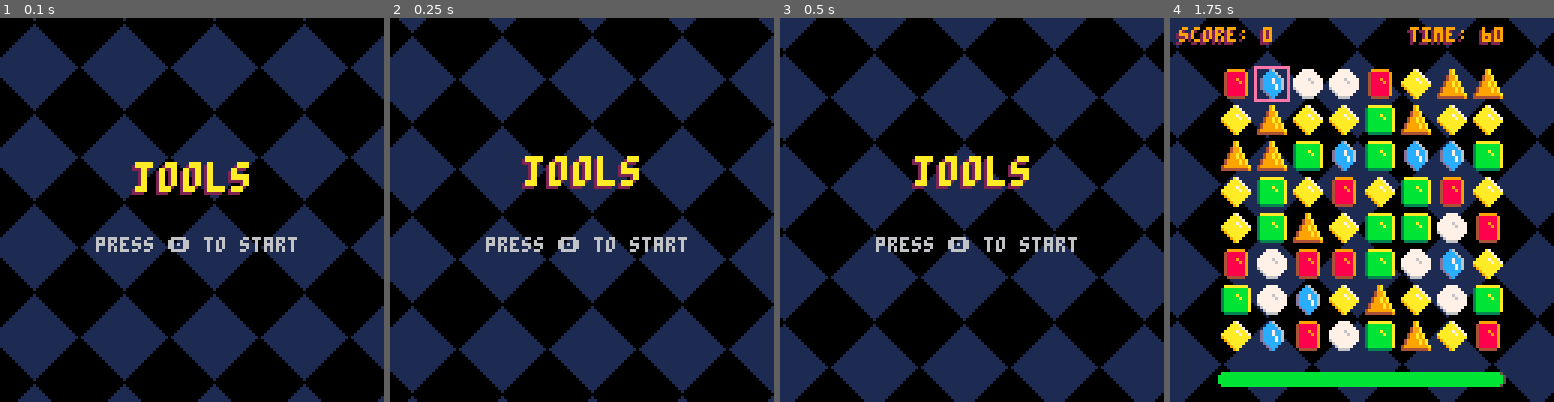
Above: before the commit, frames 1-4 (left to right).
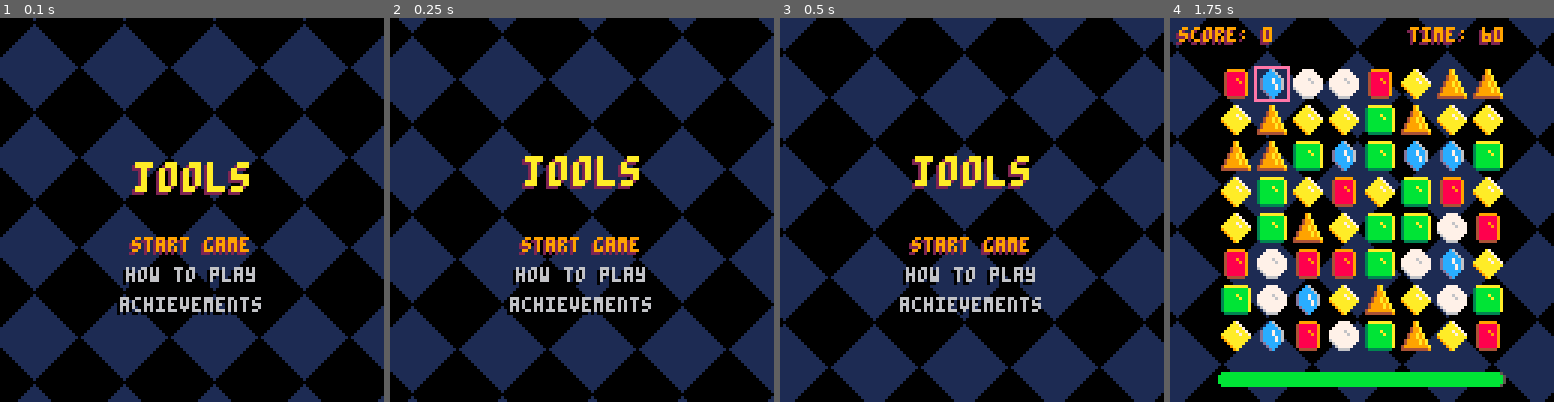
Above: after the commit, the same moments.

Repository: LuosRestil/pico8
Game: PICO-8 cartridge match3/match3.p8
Two runs of this game, one before a commit and one after it. Both use one fixed random seed, a clock stepped at 60 frames per second and the inputs below.
Inputs:
- Up to frame 1 (0.1 s): no input
- Up to frame 2 (0.25 s): no input
- Up to frame 3 (0.5 s): no input
- Up to frame 4 (1.75 s): tap O (Z key) at 0.7, 1.7 s; hold Right from 1.6 s (still down)

The runs differ from the first frame. In frame 1, 3.1% of the frame differs, in the area x 25-78%, y 57-78%; in frame 2, 3.0%; in frame 3, 3.2%; in frame 4, nothing differs.

Commit message:
jools start menu

Diff:
--- a/match3/match3.p8
+++ b/match3/match3.p8
@@ -103,6 +103,13 @@
 --start
 local drips={}
 local strt_mus=63
+local opts={
+	"start game",
+	"how to play",
+	"achievements"
+}
+local opt_idx=1
+local display=nil
 
 function init_start()
 	state="start"
@@ -114,20 +121,38 @@
 		spawn_drip()
 	end
 	update_drips()
+
+	if display==nil then
+		if btnp(⬆️) then
+			opt_idx-=1
+		elseif btnp(⬇️) then
+			opt_idx+=1
+		end
+		opt_idx=mid(1,#opts,opt_idx)
+	end
+
 	if btnp(🅾️) then
-		init_game()
+		if display then
+			display=nil
+		elseif opt_idx==1 then
+			init_game()
+		else
+			display=opts[opt_idx]
+		end
 	end
 end
 
 function draw_start()
 	draw_drips()
 	local yoff=sin(t()/2)*4
+
 	printctr(
 		"jools",50+yoff,10,true,olp)
 
-	if flash then
-		printctr(
-			"press 🅾️ to start",73,6)
+	for i,opt in ipairs(opts) do
+		printctr(opt,73+(i-1)*10,
+			i==opt_idx and 9 or 6,
+			false,i==opt_idx and olp or olb)
 	end
 end
 
